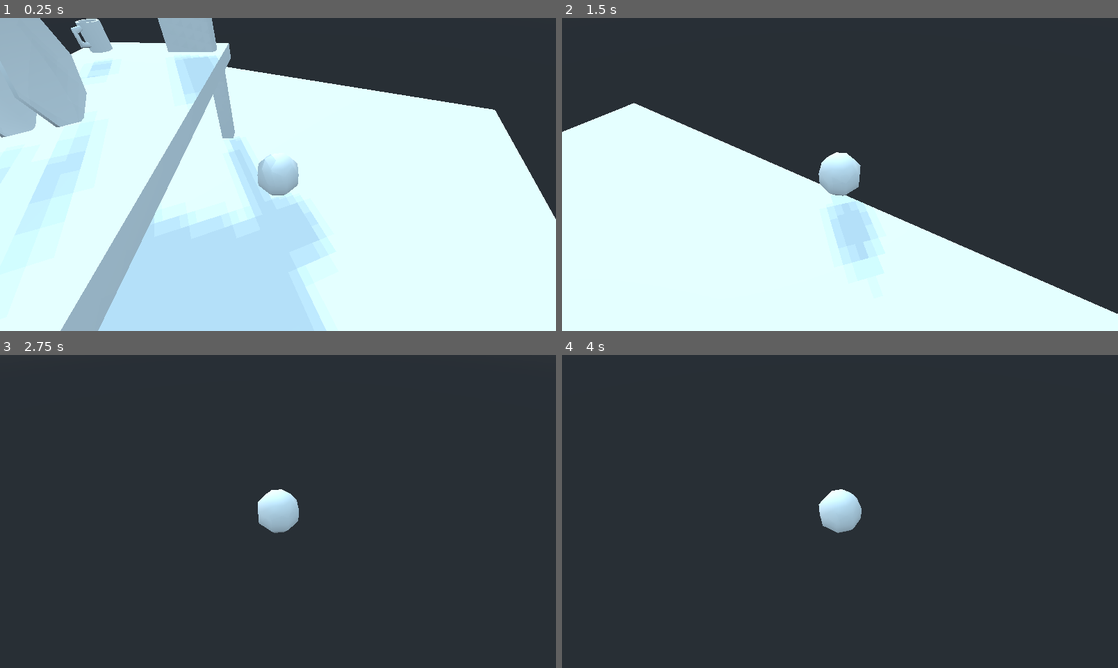
Above: before the commit, frames 1-4 (two rows, left to right).
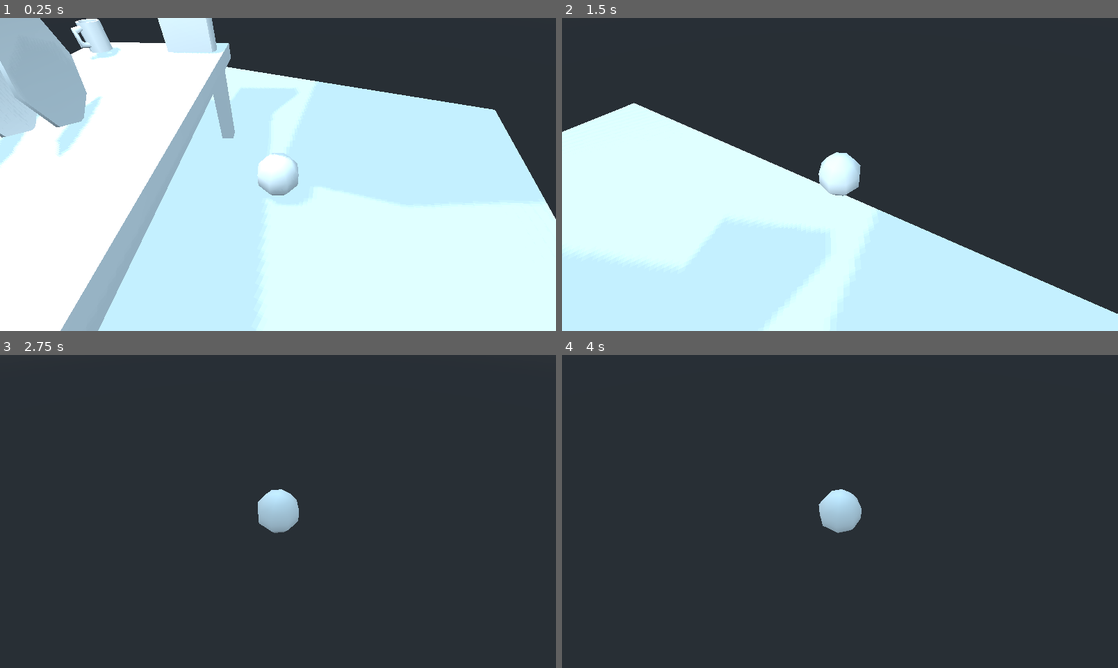
Above: after the commit, the same moments.

Repository: lethiandev/piper-the-cat
Game: Godot game, scene res://stages/playground/playground.tscn
The game is run twice, just before and just after one commit, with the same random seed, the same clock (stepped at 60 frames per second) and the same inputs.
Inputs (mouse positions are in pixels of both pictures, inside the frame that each line leads up to):
- Up to frame 1 (0.25 s): no input
- Up to frame 2 (1.5 s): tap Enter (ui_accept) at 0.5, 0.77 s; move the mouse to (867, 174) at 0.52 s; hold W (move_forward) from 0.53 s (still down); move the mouse to (812, 174) at 1.27 s
- Up to frame 3 (2.75 s): keep holding W (move_forward); tap Enter (ui_accept) at 1.52 s; move the mouse to (289, 505) at 2.02 s
- Up to frame 4 (4 s): keep holding W (move_forward); tap Enter (ui_accept) at 2.75, 3.02, 3.5, 3.77 s; move the mouse to (834, 517) at 2.77 s; move the mouse to (878, 514) at 3.52 s

The runs differ from the first frame. In frame 1, 42% of the frame differs, in the area x 0-99%, y 0-100%; in frame 2, 24%; in frame 3, 0.1%; in frame 4, 0.2%.

Commit message:
Add drawer furniture

Diff:
--- /dev/null
+++ b/src/furnitures/drawer/drawer.tscn
@@ -0,0 +1,48 @@
+[gd_scene load_steps=6 format=2]
+
+[ext_resource path="res://furnitures/drawer/drawer_model.gltf" type="PackedScene" id=1]
+
+[sub_resource type="BoxShape" id=1]
+extents = Vector3( 0.86815, 0.0318277, 0.336702 )
+
+[sub_resource type="BoxShape" id=2]
+extents = Vector3( 0.901471, 0.0274762, 0.425045 )
+
+[sub_resource type="BoxShape" id=3]
+extents = Vector3( 0.0220418, 0.667847, 0.425951 )
+
+[sub_resource type="BoxShape" id=4]
+extents = Vector3( 0.90614, 0.667847, 0.052345 )
+
+[node name="Drawer" type="StaticBody"]
+
+[node name="DrawerModel" parent="." instance=ExtResource( 1 )]
+
+[node name="Drawer" parent="DrawerModel" index="0"]
+transform = Transform( 1, 0, 0, 0, 1, 0, 0, 0, 1, 0, 0, 0 )
+
+[node name="CollisionShape" type="CollisionShape" parent="."]
+transform = Transform( 1, 0, 0, 0, 1, 0, 0, 0, 1, 0, 0.111576, 0.387515 )
+shape = SubResource( 1 )
+
+[node name="CollisionShape2" type="CollisionShape" parent="."]
+transform = Transform( 1, 0, 0, 0, 1, 0, 0, 0, 1, 0, 0.799834, 0.375614 )
+shape = SubResource( 2 )
+
+[node name="CollisionShape3" type="CollisionShape" parent="."]
+transform = Transform( 1, 0, 0, 0, 1, 0, 0, 0, 1, 0, -0.567696, 0.375614 )
+shape = SubResource( 2 )
+
+[node name="CollisionShape4" type="CollisionShape" parent="."]
+transform = Transform( 1, 0, 0, 0, 1, 0, 0, 0, 1, -0.881765, 0.121393, 0.375614 )
+shape = SubResource( 3 )
+
+[node name="CollisionShape5" type="CollisionShape" parent="."]
+transform = Transform( 1, 0, 0, 0, 1, 0, 0, 0, 1, 0.882, 0.121, 0.376 )
+shape = SubResource( 3 )
+
+[node name="CollisionShape6" type="CollisionShape" parent="."]
+transform = Transform( 1, 0, 0, 0, 1, 0, 0, 0, 1, 0, 0.121, 0 )
+shape = SubResource( 4 )
+
+[editable path="DrawerModel"]
--- a/src/stages/playground/playground.tscn
+++ b/src/stages/playground/playground.tscn
@@ -9,6 +9,7 @@
 [ext_resource path="res://stages/playground/playground.gd" type="Script" id=7]
 [ext_resource path="res://furnitures/table/table.tscn" type="PackedScene" id=8]
 [ext_resource path="res://items/book/book.tscn" type="PackedScene" id=9]
+[ext_resource path="res://furnitures/drawer/drawer.tscn" type="PackedScene" id=10]
 
 [sub_resource type="ProceduralSky" id=1]
 
@@ -35,10 +36,18 @@
 
 [node name="DirectionalLight" type="DirectionalLight" parent="."]
 transform = Transform( 0.707107, 0.353553, -0.612373, 0, 0.866025, 0.5, 0.707107, -0.353553, 0.612372, 0, 2, 0 )
-light_energy = 0.3
+light_energy = 0.1
+
+[node name="OmniLight" type="OmniLight" parent="."]
+transform = Transform( 1, 0, 0, 0, 1, 0, 0, 0, 1, 0, 4.00477, 0 )
+light_energy = 0.5
 shadow_enabled = true
+omni_range = 12.9149
 
 [node name="Kitchen" type="Spatial" parent="."]
+
+[node name="Drawer" parent="Kitchen" instance=ExtResource( 10 )]
+transform = Transform( 0.995373, 0, 0.0960891, 0, 1, 0, -0.0960891, 0, 0.995373, -1.53923, 2.82957, -1.2974 )
 
 [node name="Floor" type="StaticBody" parent="Kitchen"]
 transform = Transform( 1, 0, 0, 0, 1, 0, 0, 0, 1, 0, -0.5, 0 )
@@ -74,8 +83,20 @@
 [node name="Mug" parent="ItemsBag" instance=ExtResource( 4 )]
 transform = Transform( 1, 0, 0, 0, 1, 0, 0, 0, 1, -1.10382, 1.73853, 0.954002 )
 
+[node name="Mug2" parent="ItemsBag" instance=ExtResource( 4 )]
+transform = Transform( 0.318662, 0, 0.947869, 0, 1, 0, -0.947869, 0, 0.318662, -0.915106, 2.46007, -0.932964 )
+
 [node name="BookItem" parent="ItemsBag" instance=ExtResource( 9 )]
 transform = Transform( 0.932582, 0, 0.360957, 0, 1, 0, -0.360957, 0, 0.932582, -1.65158, 1.8911, -0.0124609 )
+
+[node name="PlateItem" parent="ItemsBag" instance=ExtResource( 3 )]
+transform = Transform( 1, 0, 0, 0, 1, 0, 0, 0, 1, -1.9316, 2.35071, -0.825353 )
+
+[node name="PlateItem2" parent="ItemsBag" instance=ExtResource( 3 )]
+transform = Transform( 0.907865, 0, 0.419262, 0, 1, 0, -0.419262, 0, 0.907865, -1.9316, 2.50738, -0.825353 )
+
+[node name="PlateItem3" parent="ItemsBag" instance=ExtResource( 3 )]
+transform = Transform( 0.810625, 0, -0.585566, 0, 1, 0, 0.585566, 0, 0.810625, -1.9316, 2.64598, -0.825353 )
 
 [node name="Player" parent="." instance=ExtResource( 1 )]
 transform = Transform( 1, 0, 0, 0, 1, 0, 0, 0, 1, -1.03078, 0.3, -1.47682 )
Binary file added: src/furnitures/drawer/drawer_model.bin
Not shown, added: src/furnitures/drawer/drawer_model.gltf
Not shown, added: src/furnitures/drawer/drawer_model.gltf.import
Not shown: 1 places in src/stages/playground/playground.tscn that only renumber resources
Not shown, changed: assets/models/furnitures.blend
